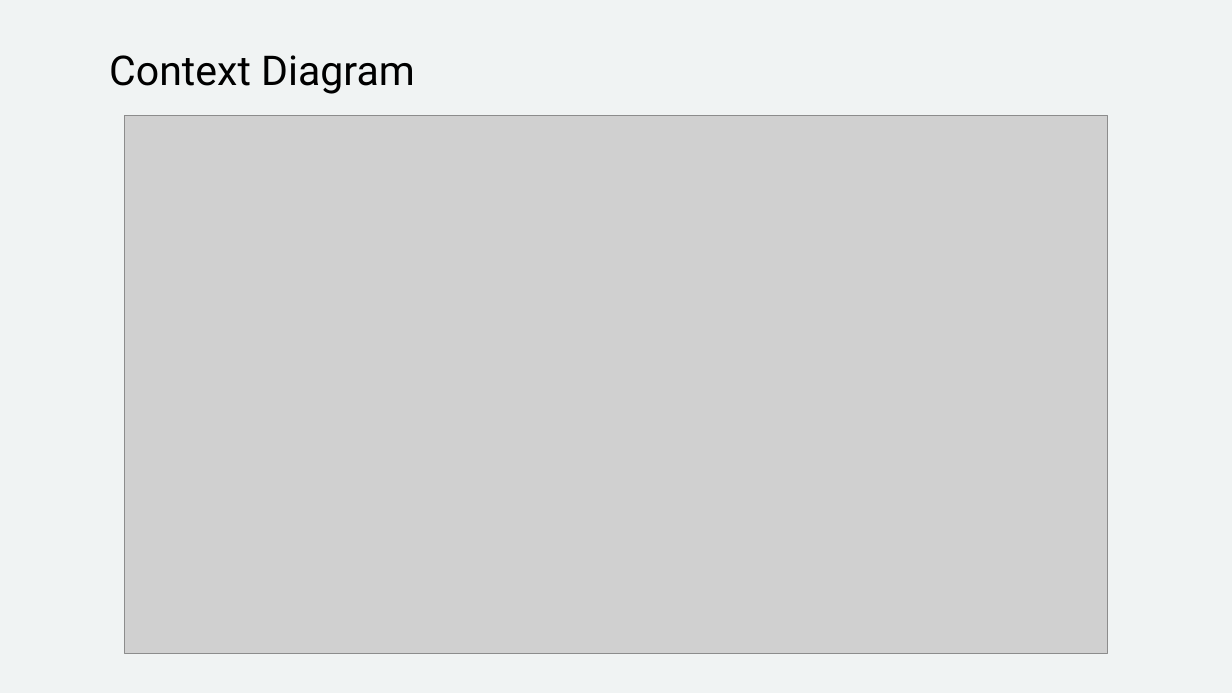
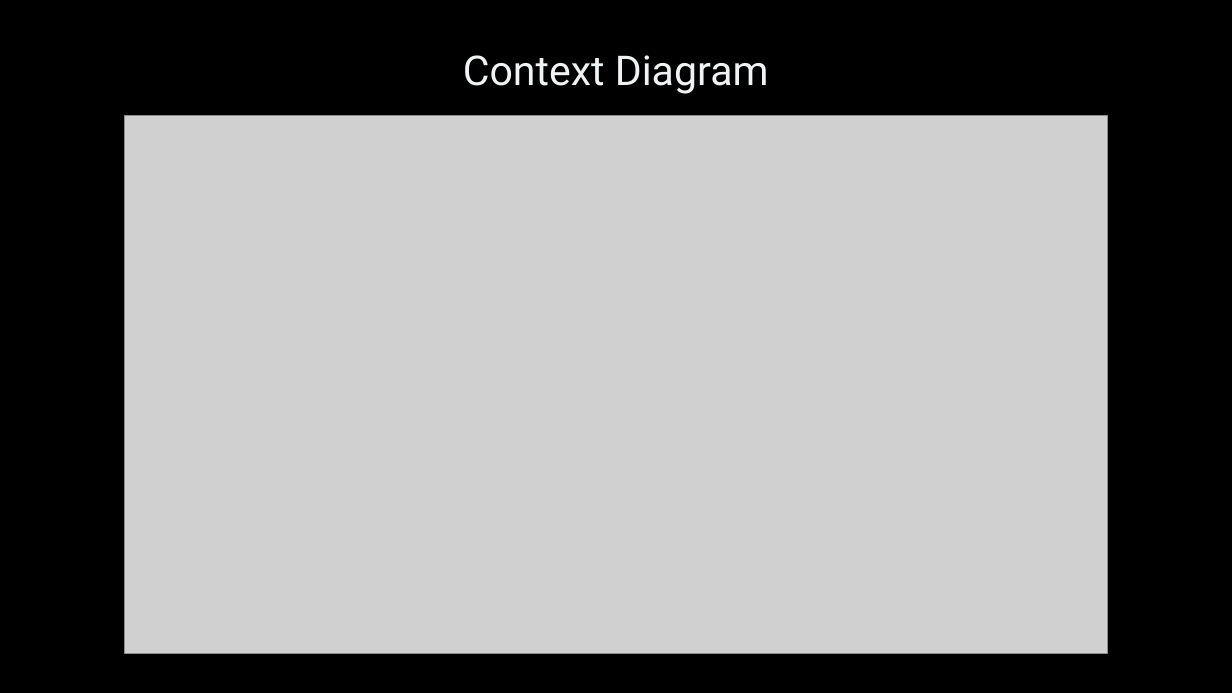
Before and after one commit to Yash-Gangani/Skin-Cancer-Detection-App, a slide deck: slide 7 of project-docs/Sprint-1-Presentation.pptx (slide 6 before the commit). Drawn at 1232x693 pixels with LibreOffice and Linux fonts; fonts in the diff are those of the drawing; grey boxes stand for pictures. Boxes give left, top, right and bottom in pixels: in the first picture for what was removed or moved away, otherwise in the second. Text is boxed around its words. In the diff, an @@ line names an element or a change of style, - is before the commit and + after.

```diff
--- a/project-docs/Sprint-1-Presentation.pptx
+++ b/project-docs/Sprint-1-Presentation.pptx
@@ background #F0F3F3 to #000000 @@
@@ title "Context Diagram" at (463, 55, 769, 94): text colour #000000 to #F0F3F3; alignment left to centre @@
```
Also in this commit, not shown: 4 other slides changed, 1 slide added, 1 slide removed.
